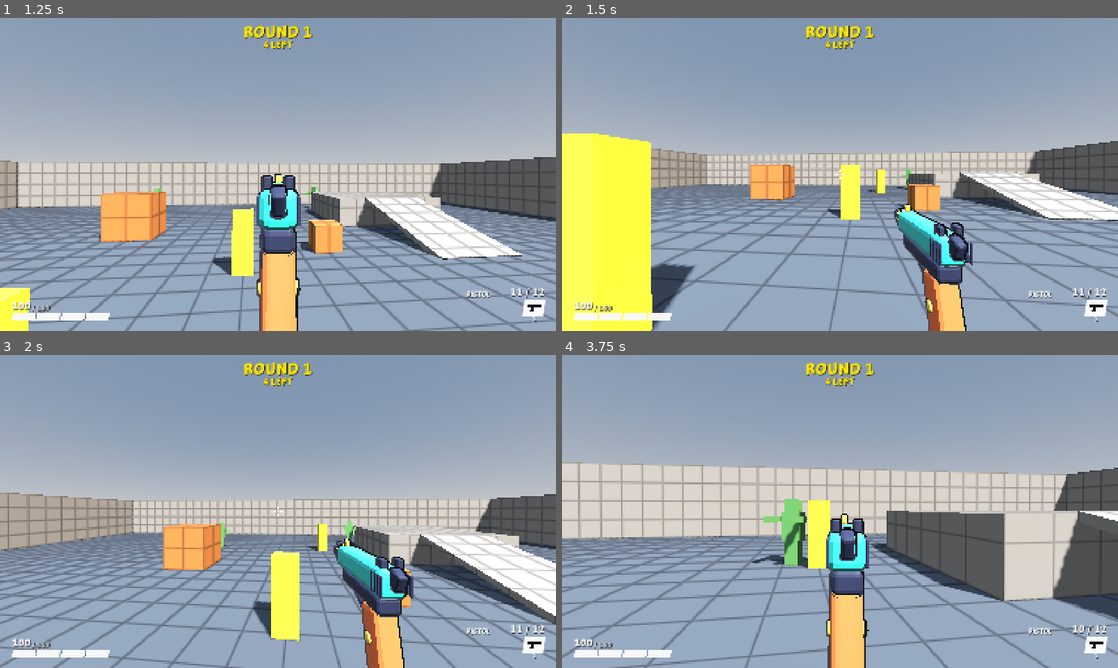
Above: before the commit, frames 1-4 (two rows, left to right).
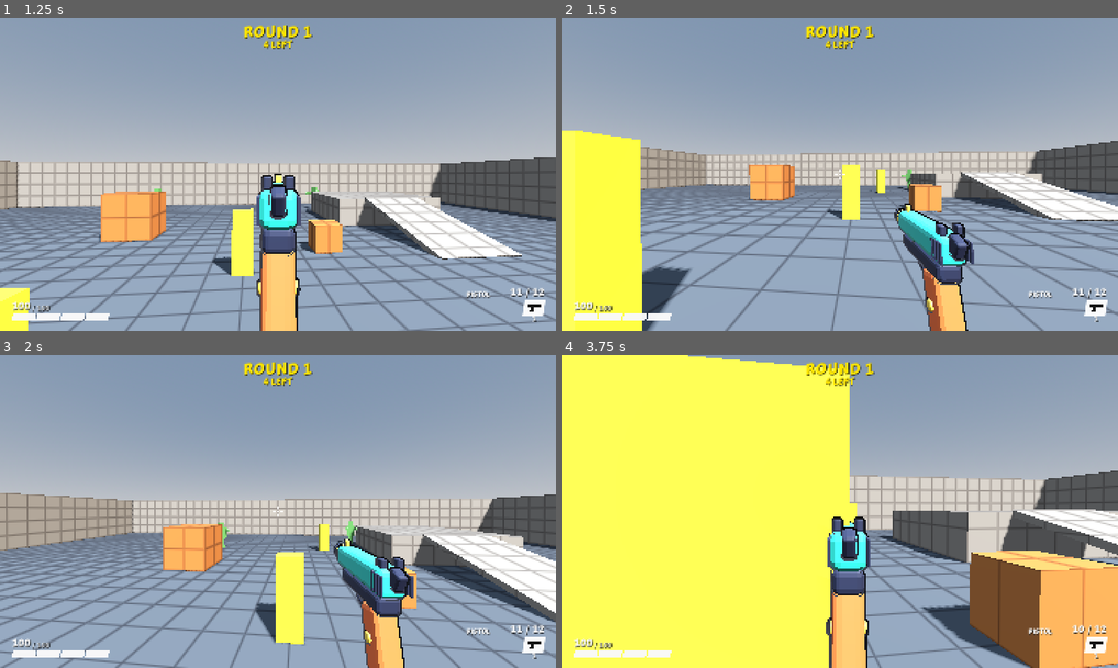
Above: after the commit, the same moments.

Repository: juanakajuan/zombie-survival-fps
Game: Godot game, scene res://levels/test_range.tscn
Two runs of this game, one before a commit and one after it. Both use one fixed random seed, a clock stepped at 60 frames per second and the inputs below.
Inputs (mouse positions are in pixels of both pictures, inside the frame that each line leads up to):
- Up to frame 1 (1.25 s): tap Enter (restart) at 0.5 s; move the mouse to (305, 174) at 0.52 s; hold W (move_forward) from 0.53 s (still down); hold Right mouse button (aim) from 0.53 s (still down); click (305, 174) at 0.67 s; tap Space (jump) at 0.77, 1.07 s; tap Ctrl (crouch) at 0.8 s
- Up to frame 2 (1.5 s): keep holding W (move_forward); move the mouse to (812, 174) at 1.27 s; release Right mouse button (aim) at 1.28 s; tap Ctrl (crouch) at 1.35 s
- Up to frame 3 (2 s): keep holding W (move_forward); tap Space (jump) at 1.52, 1.82 s; tap Shift (sprint) at 1.55 s
- Up to frame 4 (3.75 s): keep holding W (move_forward); move the mouse to (851, 505) at 2.02 s; hold Shift (sprint) 2.03-2.78 s; tap Space (jump) at 2.3, 2.85, 3.02, 3.32 s; move the mouse to (834, 517) at 2.77 s; click (834, 517) at 2.92 s; right-click (834, 517) at 3.05 s; move the mouse to (878, 514) at 3.52 s; hold Right mouse button (aim) from 3.53 s (still down)

Frame 1 is identical in both runs. In frame 2, 8.3% of the frame differs, in the area x 0-100%, y 36-100%; in frame 3, 10%; in frame 4, 67%, in the area x 0-100%, y 0-100%.

Commit message:
feat: replace bunny hopping with a slide
Each jump now needs a new press of jump, and air control can no longer
take the speed above the takeoff speed or the target speed. Crouch while
sprinting starts a slide with a speed boost and low friction. A jump out
of a slide keeps its speed.

Diff:
--- a/player/player.gd
+++ b/player/player.gd
@@ -13,10 +13,9 @@
 @export_range(0.0, 30.0, 0.1, "suffix:m/s") var sprint_speed: float = 7.0
 ## Each second on the floor, the player gains up to this many times the target speed.
 @export_range(0.0, 50.0, 0.5) var ground_acceleration: float = 10.0
-## Each second in the air, the player gains up to this many times the target speed, along the wish direction.
-@export_range(0.0, 200.0, 0.5) var air_acceleration: float = 10.0
-## Air acceleration stops when speed along the wish direction gets to this value. A low cap is what makes air strafing work.
-@export_range(0.0, 10.0, 0.05, "suffix:m/s") var air_speed_cap: float = 1.0
+## Each second in the air, the player can steer up to this many times the target speed. Steering in the air
+## never takes the speed above the larger of the target speed and the speed at takeoff.
+@export_range(0.0, 50.0, 0.5) var air_acceleration: float = 2.0
 ## Each second on the floor, the player loses this many times its speed.
 @export_range(0.0, 20.0, 0.1) var friction: float = 6.0
 ## Below this speed, friction acts as if the player moves at this speed, so the player comes to a full stop quickly.
@@ -33,6 +32,18 @@
 ## How fast the camera moves down and up when the player crouches and stands.
 @export_range(0.1, 20.0, 0.1, "suffix:m/s") var crouch_camera_speed: float = 6.0
 
+@export_group("Slide")
+## Pressing crouch on the floor at this speed or faster starts a slide instead of a crouch.
+@export_range(0.0, 30.0, 0.1, "suffix:m/s") var slide_min_speed: float = 5.5
+## Speed added at the start of a slide, when the slide cooldown is over.
+@export_range(0.0, 20.0, 0.1, "suffix:m/s") var slide_boost: float = 3.0
+## The boost does not take the speed above this value.
+@export_range(0.0, 40.0, 0.1, "suffix:m/s") var slide_max_speed: float = 10.0
+## Time after a boost before the next slide gets a boost.
+@export_range(0.0, 10.0, 0.05, "suffix:s") var slide_cooldown: float = 1.5
+## Each second of a slide, the player loses this many times its speed. The slide ends at crouch speed.
+@export_range(0.0, 10.0, 0.05) var slide_friction: float = 0.6
+
 @export_group("Look")
 @export_range(0.0001, 0.02, 0.0001, "suffix:rad/px") var mouse_sensitivity: float = 0.0025
 @export_range(0.0, 90.0, 0.5, "suffix:°") var max_pitch_degrees: float = 89.0
@@ -54,7 +65,10 @@
 var weapon: Weapon
 var settings: GameSettings
 
-var _crouched := false
+enum Stance { STANDING, CROUCHED, SLIDING }
+
+var _stance := Stance.STANDING
+var _slide_cooldown_left := 0.0
 var _aim_blend := 0.0
 var _shape: CapsuleShape3D
 var _body_mesh: CapsuleMesh
@@ -109,25 +123,29 @@
 
 
 func _physics_process(delta: float) -> void:
-	_update_crouch(delta)
 	var on_floor := is_on_floor()
-	# Holding jump hops again on the first floor frame, before friction can slow the player.
-	var jumping := on_floor and Input.is_action_pressed("jump") and not is_dead()
+	_slide_cooldown_left = maxf(_slide_cooldown_left - delta, 0.0)
+	_update_stance(on_floor, delta)
+	# A new press is needed for each jump, so holding jump does not hop again on landing.
+	var jumping := on_floor and Input.is_action_just_pressed("jump") and not is_dead()
 	if jumping:
 		velocity.y = jump_velocity
 	elif on_floor:
 		velocity.y = 0.0
-		_apply_friction(delta)
+		if _stance == Stance.SLIDING:
+			_apply_friction(slide_friction, 0.0, delta)
+		else:
+			_apply_friction(friction, stop_speed, delta)
 	else:
 		velocity.y -= gravity * delta
 
 	var move_input := _move_input()
 	var wish_dir := (global_basis * Vector3(move_input.x, 0.0, move_input.y)).normalized()
-	var target_speed := (crouch_speed if _crouched else aim_speed if is_aiming() else sprint_speed if is_sprinting() else walk_speed) * move_input.length()
-	if on_floor:
-		_accelerate(wish_dir, target_speed, target_speed, ground_acceleration, delta)
-	else:
-		_accelerate(wish_dir, minf(target_speed, air_speed_cap), target_speed, air_acceleration, delta)
+	var target_speed := (crouch_speed if is_crouching() else aim_speed if is_aiming() else sprint_speed if is_sprinting() else walk_speed) * move_input.length()
+	if not on_floor:
+		_air_accelerate(wish_dir, target_speed, delta)
+	elif _stance != Stance.SLIDING:
+		_accelerate(wish_dir, target_speed, ground_acceleration, delta)
 	move_and_slide()
 	# The weapon is a child of the camera and fires in its own _physics_process, after this one.
 	# This puts the shot at the true head position, not the one drawn on screen.
@@ -153,13 +171,19 @@
 
 ## True while on the floor, not crouched, not aiming, with the sprint action held and the move input pointing forward.
 func is_sprinting() -> bool:
-	return is_on_floor() and not _crouched and not is_aiming() and Input.is_action_pressed("sprint") and _move_input().y < -0.5
-
-
-## True while the player is crouched. The player stays crouched after the crouch action is released
+	return is_on_floor() and _stance == Stance.STANDING and not is_aiming() and Input.is_action_pressed("sprint") and _move_input().y < -0.5
+
+
+## True while the player is low: crouched or sliding. The player stays low after the crouch action is released
 ## until there is room to stand.
 func is_crouching() -> bool:
-	return _crouched
+	return _stance != Stance.STANDING
+
+
+## True while the player slides: crouch was pressed on the floor at slide_min_speed or faster, and the speed
+## is still above crouch_speed.
+func is_sliding() -> bool:
+	return _stance == Stance.SLIDING
 
 
 func is_dead() -> bool:
@@ -200,38 +224,71 @@
 	return Input.get_vector("move_left", "move_right", "move_forward", "move_back")
 
 
-func _apply_friction(delta: float) -> void:
+func _horizontal_speed() -> float:
+	return Vector2(velocity.x, velocity.z).length()
+
+
+func _apply_friction(amount: float, min_speed: float, delta: float) -> void:
 	var horizontal := Vector3(velocity.x, 0.0, velocity.z)
 	var speed := horizontal.length()
 	if speed == 0.0:
 		return
-	var new_speed := maxf(speed - maxf(speed, stop_speed) * friction * delta, 0.0)
+	var new_speed := maxf(speed - maxf(speed, min_speed) * amount * delta, 0.0)
 	horizontal *= new_speed / speed
 	velocity.x = horizontal.x
 	velocity.z = horizontal.z
 
 
-## Adds speed along wish_dir until the speed along it gets to cap_speed. The step size uses target_speed,
-## so a low cap in the air still turns velocity fast. This is what lets air strafing gain speed.
-func _accelerate(wish_dir: Vector3, cap_speed: float, target_speed: float, acceleration: float, delta: float) -> void:
-	var add_speed := cap_speed - velocity.dot(wish_dir)
+## Adds speed along wish_dir until the speed along it gets to target_speed.
+func _accelerate(wish_dir: Vector3, target_speed: float, acceleration: float, delta: float) -> void:
+	var add_speed := target_speed - velocity.dot(wish_dir)
 	if add_speed <= 0.0:
 		return
 	velocity += wish_dir * minf(acceleration * target_speed * delta, add_speed)
 
 
-func _update_crouch(delta: float) -> void:
-	if Input.is_action_pressed("crouch") and not is_dead():
-		_set_crouched(true)
-	elif _crouched and _has_room_to_stand():
-		_set_crouched(false)
-	var head_height := _stand_head_height - (_stand_height - crouch_height if _crouched else 0.0)
+## Turns the horizontal velocity toward wish_dir. The speed can go down, but never above the larger of the
+## speed before this frame and target_speed, so strafing in the air does not gain speed.
+func _air_accelerate(wish_dir: Vector3, target_speed: float, delta: float) -> void:
+	var horizontal := Vector3(velocity.x, 0.0, velocity.z)
+	var limit := maxf(horizontal.length(), target_speed)
+	horizontal = (horizontal + wish_dir * air_acceleration * target_speed * delta).limit_length(limit)
+	velocity.x = horizontal.x
+	velocity.z = horizontal.z
+
+
+func _update_stance(on_floor: bool, delta: float) -> void:
+	var crouch_held := Input.is_action_pressed("crouch") and not is_dead()
+	if not crouch_held:
+		if _stance != Stance.STANDING and _has_room_to_stand():
+			_set_stance(Stance.STANDING)
+		elif _stance == Stance.SLIDING:
+			_set_stance(Stance.CROUCHED)
+	elif _stance == Stance.SLIDING:
+		if not on_floor or _horizontal_speed() <= crouch_speed:
+			_set_stance(Stance.CROUCHED)
+	elif on_floor and _horizontal_speed() >= slide_min_speed:
+		_start_slide()
+	else:
+		_set_stance(Stance.CROUCHED)
+	var head_height := _stand_head_height - (_stand_height - crouch_height if is_crouching() else 0.0)
 	head.position.y = move_toward(head.position.y, head_height, crouch_camera_speed * delta)
 
 
-func _set_crouched(crouched: bool) -> void:
-	_crouched = crouched
-	_shape.height = crouch_height if crouched else _stand_height
+func _start_slide() -> void:
+	_set_stance(Stance.SLIDING)
+	if _slide_cooldown_left > 0.0:
+		return
+	_slide_cooldown_left = slide_cooldown
+	var speed := _horizontal_speed()
+	var boosted := maxf(speed, minf(speed + slide_boost, slide_max_speed))
+	velocity.x *= boosted / speed
+	velocity.z *= boosted / speed
+
+
+func _set_stance(stance: Stance) -> void:
+	_stance = stance
+	_shape.height = crouch_height if is_crouching() else _stand_height
 	_body_mesh.height = _shape.height
 	_collision.position.y = _shape.height / 2.0
 
--- a/tests/player/test_player.gd
+++ b/tests/player/test_player.gd
@@ -113,7 +113,7 @@
 	assert_true(highest <= velocity_before + 0.01, "air jump added upward velocity: before %s, after %s" % [velocity_before, highest])
 
 
-func test_holding_jump_hops_again_on_landing() -> void:
+func test_holding_jump_hops_only_once() -> void:
 	var player := await spawn_player(Vector3.ZERO, SETTLE_FRAMES)
 	Input.action_press("jump")
 	var takeoffs := 0
@@ -123,21 +123,124 @@
 		if was_on_floor and not player.is_on_floor():
 			takeoffs += 1
 		was_on_floor = player.is_on_floor()
-	assert_true(takeoffs >= 2, "holding jump hops more than once, got %s takeoffs" % takeoffs)
-
-
-func test_air_strafing_gains_speed_above_sprint_speed() -> void:
-	var player := await spawn_player(Vector3.ZERO, SETTLE_FRAMES)
-	Input.action_press("move_forward")
+	assert_eq(takeoffs, 1, "holding jump hops once")
+	assert_true(player.is_on_floor(), "player stays on the floor after the landing")
+
+
+func test_air_strafing_does_not_gain_speed() -> void:
+	var player := await spawn_player(Vector3.ZERO, SETTLE_FRAMES)
+	Input.action_press("move_forward")
+	Input.action_press("sprint")
 	await run_seconds(1.0)
 	Input.action_release("move_forward")
 	Input.action_press("move_right")
-	Input.action_press("jump")
 	var turn_per_frame := deg_to_rad(3.0) / player.mouse_sensitivity
+	var fastest := 0.0
 	for _i: int in roundi(3.0 * Engine.physics_ticks_per_second):
+		if player.is_on_floor():
+			Input.action_release("jump")
+			await physics_frames(1)
+			Input.action_press("jump")
 		player.look(Vector2(turn_per_frame, 0.0))
 		await physics_frames(1)
-	assert_true(_horizontal_speed(player) > player.sprint_speed + 1.0, "air strafing reached %s m/s" % _horizontal_speed(player))
+		fastest = maxf(fastest, _horizontal_speed(player))
+	assert_true(fastest <= player.sprint_speed + 0.05, "strafe hopping reached %s m/s" % fastest)
+
+
+func test_crouch_while_sprinting_slides_faster_then_slows_to_a_crouch() -> void:
+	var player := await spawn_player(Vector3.ZERO, SETTLE_FRAMES)
+	var standing_eye := player.camera.global_position.y
+	Input.action_press("move_forward")
+	Input.action_press("sprint")
+	await run_seconds(1.0)
+	Input.action_press("crouch")
+	await physics_frames(2)
+	assert_true(player.is_sliding(), "is_sliding is true")
+	assert_true(player.is_crouching(), "a sliding player is low")
+	assert_true(_horizontal_speed(player) > player.sprint_speed + 1.0, "the slide boosts the speed, got %s" % _horizontal_speed(player))
+	await run_seconds(0.3)
+	assert_true(player.camera.global_position.y < standing_eye - 0.5, "camera went down, got %s" % player.camera.global_position.y)
+	await run_seconds(3.0)
+	assert_true(not player.is_sliding(), "the slide ends")
+	assert_true(player.is_crouching(), "the player is crouched after the slide")
+	assert_almost_eq(_horizontal_speed(player), player.crouch_speed, SPEED_TOLERANCE, "speed is crouch_speed")
+
+
+func test_slide_goes_farther_than_sprinting() -> void:
+	var sprinter := await spawn_player(Vector3.ZERO, SETTLE_FRAMES)
+	Input.action_press("move_forward")
+	Input.action_press("sprint")
+	await run_seconds(1.0)
+	var start := sprinter.global_position
+	Input.action_press("crouch")
+	await run_seconds(1.0)
+	var distance := _horizontal_distance(start, sprinter.global_position)
+	assert_true(distance > sprinter.sprint_speed * 1.05, "slid %s m in 1 s" % distance)
+
+
+func test_walking_then_crouching_does_not_slide() -> void:
+	var player := await spawn_player(Vector3.ZERO, SETTLE_FRAMES)
+	Input.action_press("move_forward")
+	await run_seconds(1.0)
+	Input.action_press("crouch")
+	await physics_frames(2)
+	assert_true(not player.is_sliding(), "a walking player crouches")
+	assert_true(_horizontal_speed(player) <= player.walk_speed + 0.05, "no boost")
+
+
+func test_releasing_crouch_ends_the_slide_and_stands_up() -> void:
+	var player := await spawn_player(Vector3.ZERO, SETTLE_FRAMES)
+	Input.action_press("move_forward")
+	Input.action_press("sprint")
+	await run_seconds(1.0)
+	Input.action_press("crouch")
+	await run_seconds(0.2)
+	Input.action_release("crouch")
+	await physics_frames(2)
+	assert_true(not player.is_sliding(), "the slide ends")
+	assert_true(not player.is_crouching(), "the player stands")
+
+
+func test_jump_out_of_a_slide_keeps_the_slide_speed() -> void:
+	var player := await spawn_player(Vector3.ZERO, SETTLE_FRAMES)
+	Input.action_press("move_forward")
+	Input.action_press("sprint")
+	await run_seconds(1.0)
+	Input.action_press("crouch")
+	await physics_frames(2)
+	var slide_speed := _horizontal_speed(player)
+	Input.action_press("jump")
+	await physics_frames(10)
+	assert_true(not player.is_on_floor(), "player is in the air")
+	assert_true(not player.is_sliding(), "the jump ends the slide")
+	assert_true(_horizontal_speed(player) > slide_speed - 0.2, "air speed %s keeps slide speed %s" % [_horizontal_speed(player), slide_speed])
+
+
+func test_slide_boost_waits_for_the_cooldown() -> void:
+	var player := await spawn_player(Vector3.ZERO, SETTLE_FRAMES)
+	Input.action_press("move_forward")
+	Input.action_press("sprint")
+	await run_seconds(1.0)
+	Input.action_press("crouch")
+	await physics_frames(2)
+	Input.action_release("crouch")
+	await physics_frames(2)
+	var speed_before := _horizontal_speed(player)
+	Input.action_press("crouch")
+	await physics_frames(2)
+	assert_true(player.is_sliding(), "the second slide starts")
+	assert_true(_horizontal_speed(player) <= speed_before, "no second boost during the cooldown: %s then %s" % [speed_before, _horizontal_speed(player)])
+
+
+func test_dead_player_does_not_slide() -> void:
+	var player := await spawn_player(Vector3.ZERO, SETTLE_FRAMES)
+	Input.action_press("move_forward")
+	Input.action_press("sprint")
+	await run_seconds(1.0)
+	_kill(player)
+	Input.action_press("crouch")
+	await physics_frames(2)
+	assert_true(not player.is_sliding(), "a dead player does not slide")
 
 
 func test_no_input_in_the_air_keeps_horizontal_speed() -> void:
Not shown, changed: .claude/skills/verify/scripts/driver.gd
Not shown, changed: .claude/skills/verify/SKILL.md
Not shown, changed: .claude/skills/verify/features/README.md
Not shown, changed: .claude/skills/verify/features/movement-and-look.md
Not shown, added: .claude/skills/verify/journeys/slide.steps
Not shown, changed: DESIGN.md
